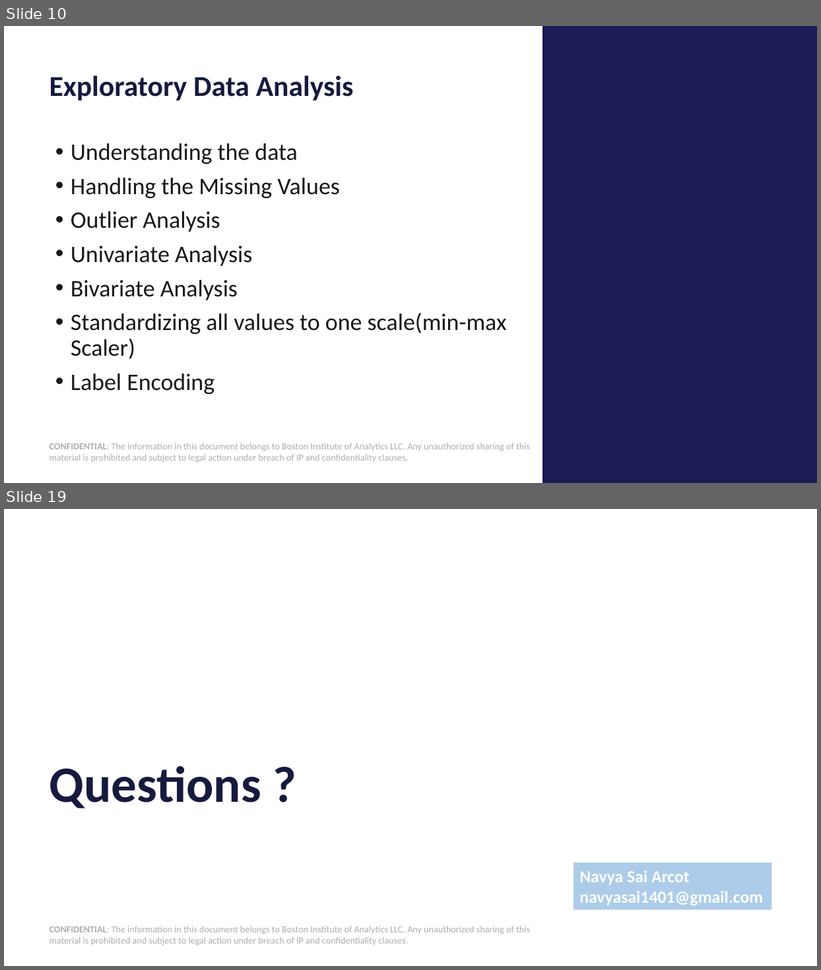
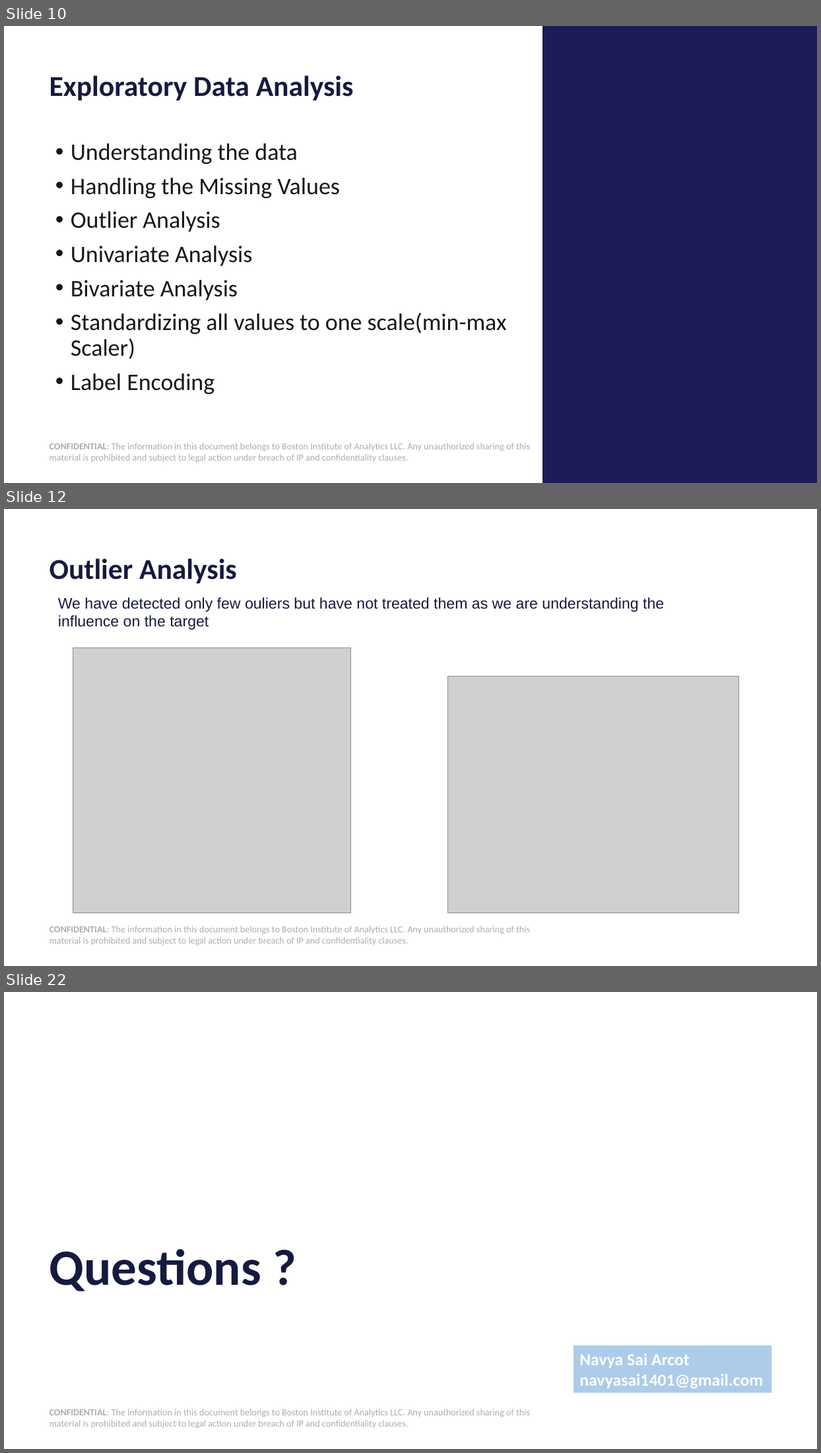
Before and after one commit to NavyaSai-V/predict-Sleep-Disorder, a slide deck: PPT Sleep disorder.pptx. Shown one above the other, each under a label of ours: slides 10 and 19 before the commit, slides 10, 12 and 22 after it; the slides between them are not shown. The pictures are 821x970 and 821x1453 pixels, drawn with LibreOffice and Linux fonts; fonts in the diff are those of the drawing; grey boxes stand for pictures; background and template pictures are left out. Boxes give left, top, right and bottom in pixels: in the first picture for what was removed or moved away, otherwise in the second. Text is boxed around its words. In the diff, an @@ line names an element or a change of style, - is before the commit and + after.

```diff
--- a/PPT Sleep disorder.pptx
+++ b/PPT Sleep disorder.pptx
@@ slide 12 added at (4,509,817,966), background #FFFFFF; not listed: 1 template element that a slide beside it also shows @@
@@ title added at (50,559,237,584), 34 pt, text #161A3E, bold @@
+Outlier Analysis
@@ text added at (58,597,664,630), 18 pt, text #161A3E @@
+We have detected only few ouliers but have not treated them as we are understanding the
+influence on the target
@@ picture added at (73,648,350,913) @@
@@ picture added at (448,676,739,914) @@
@@ what was slide 19 is now slide 22 @@
```
Also in this commit, not shown: 14 slides changed, 3 other slides added, 1 slide removed.
